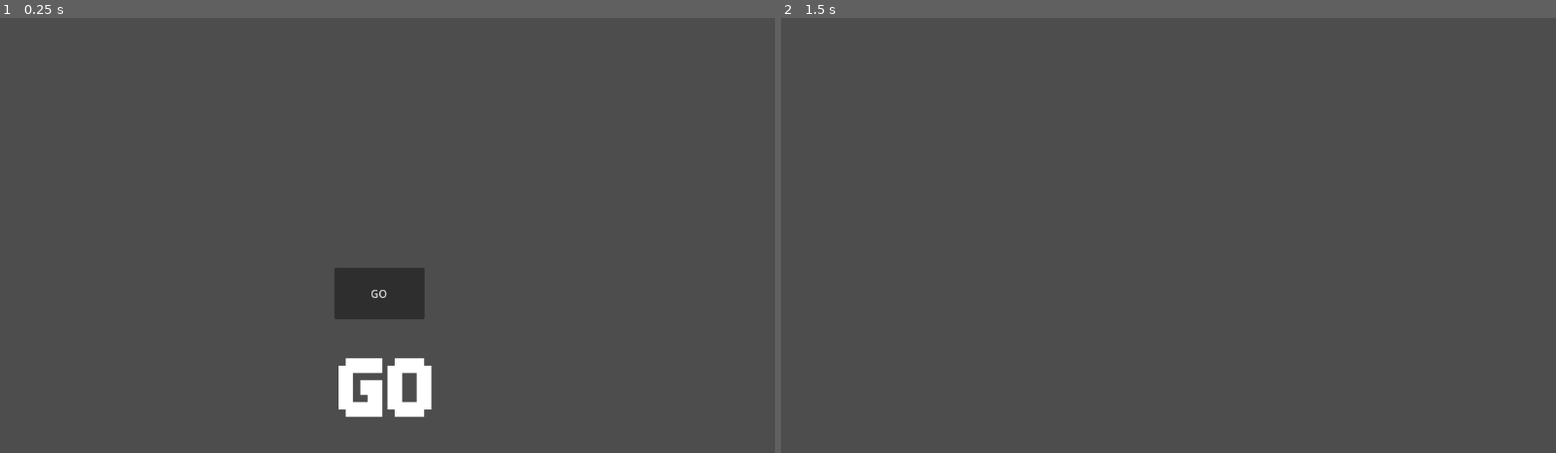
Above: before the commit, frames 1-2 (left to right).
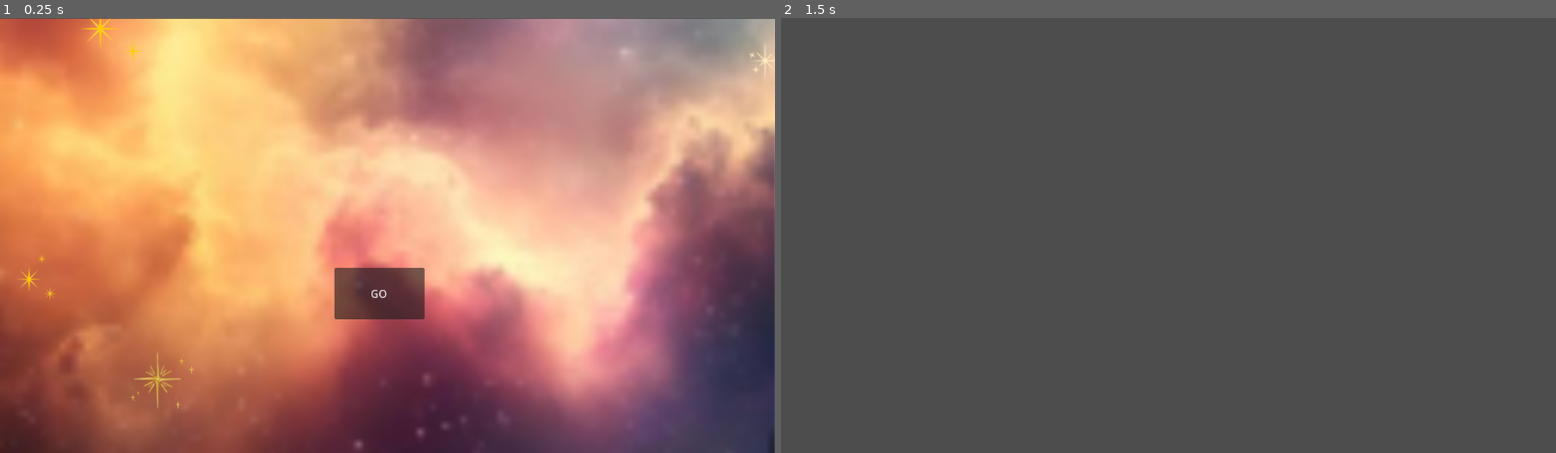
Above: after the commit, the same moments.

Repository: gamerwaves/moonshot
Game: Godot game, scene res://scenes/menu.tscn
Same seed, same stepped clock (60 frames per second), same inputs: the game is played once before the commit and once after it.
Inputs (mouse positions are in pixels of both pictures, inside the frame that each line leads up to):
- Up to frame 1 (0.25 s): no input
- Up to frame 2 (1.5 s): click "GO" at 0.5 s; tap Enter at 1.25 s; move the mouse to (1339, 213) at 1.27 s; click (1339, 213) at 1.42 s

The runs differ from the first frame. In frame 1, 96% of the frame differs, in the area x 0-100%, y 0-100%; in frame 2, nothing differs.

Commit message:
Godot automatic chages

Diff:
--- a/moonshot/scenes/menu.tscn
+++ b/moonshot/scenes/menu.tscn
@@ -1,8 +1,7 @@
-[gd_scene load_steps=4 format=3 uid="uid://bid0781entd50"]
+[gd_scene load_steps=3 format=3 uid="uid://bid0781entd50"]
 
 [ext_resource type="Script" uid="uid://cndhpwdu11epv" path="res://scripts/menu.gd" id="1_vjb58"]
-[ext_resource type="Texture2D" uid="uid://bpxh1e6jvvwf1" path="res://resources/go.png" id="2_con2f"]
-[ext_resource type="Texture2D" uid="uid://cgw64ejw7mk8c" path="res://Untitled design.png" id="2_mhnvy"]
+[ext_resource type="Texture2D" uid="uid://cgw64ejw7mk8c" path="res://resources/design.png" id="2_mhnvy"]
 
 [node name="Menu" type="Control"]
 layout_mode = 3
@@ -26,18 +25,4 @@
 offset_bottom = 449.0
 text = "GO"
 
-[node name="Sprite2D" type="Sprite2D" parent="."]
-visible = false
-position = Vector2(575.49994, 324.49997)
-scale = Vector2(1.000868, 0.9984568)
-texture = ExtResource("2_mhnvy")
-
-[node name="TextureRect" type="TextureRect" parent="."]
-layout_mode = 0
-offset_left = 503.0
-offset_top = 507.0
-offset_right = 642.0
-offset_bottom = 594.0
-texture = ExtResource("2_con2f")
-
 [connection signal="button_up" from="Button" to="." method="_on_button_button_up"]
